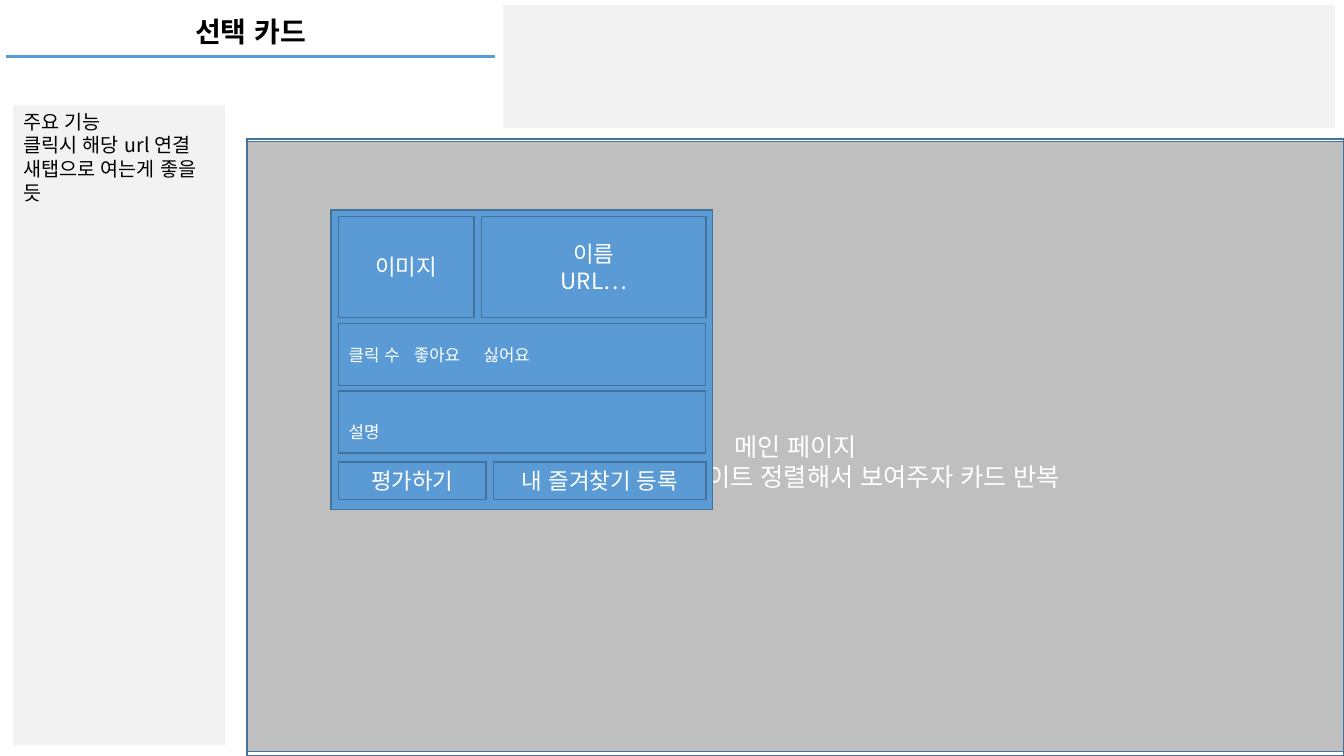
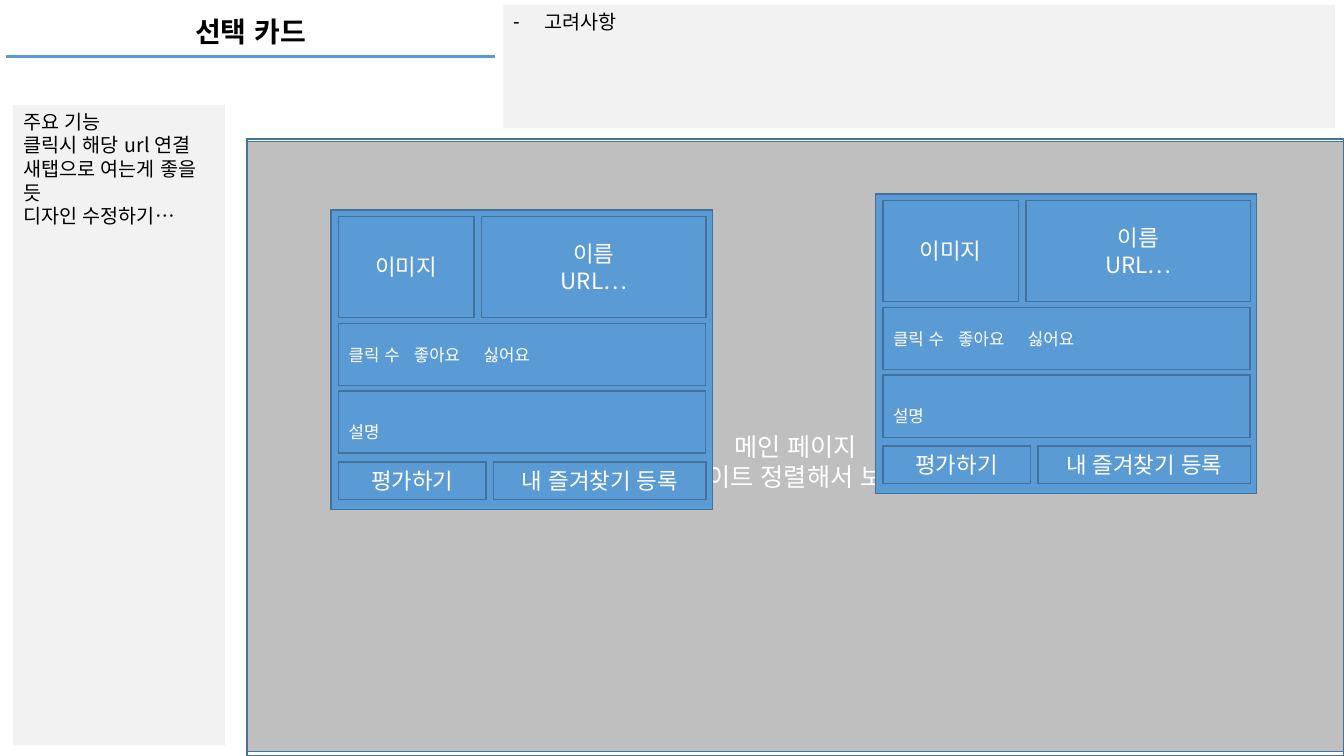
Before and after one commit to mygorithm2020/BookmarkProject, a slide deck: slide 8 of bookmark.pptx. Drawn at 1344x756 pixels with LibreOffice and Linux fonts; fonts in the diff are those of the drawing. Boxes give left, top, right and bottom in pixels: in the first picture for what was removed or moved away, otherwise in the second. Text is boxed around its words. In the diff, an @@ line names an element or a change of style, - is before the commit and + after.

```diff
--- a/bookmark.pptx
+++ b/bookmark.pptx
@@ text in rectangle at (545,12,617,31): text added @@
+– 고려사항
@@ text in rectangle at (23,206,175,225): paragraph added @@
+디자인 수정하기…
@@ rectangle added at (875,194,1257,493), fill #5B9BD5, outline #43739E 1 pt @@
@@ rectangle added at (883,201,1018,301), fill #5B9BD5, outline #43739E 1 pt, 16 pt, text #FFFFFF @@
+이미지
@@ rectangle added at (1026,201,1251,301), fill #5B9BD5, outline #43739E 1 pt, 16 pt, text #FFFFFF @@
+이름
+URL…
@@ rectangle added at (883,308,1250,370), fill #5B9BD5, outline #43739E 1 pt, 12 pt, text #FFFFFF @@
+클릭 수 좋아요 싫어요
@@ rectangle added at (883,375,1250,438), fill #5B9BD5, outline #43739E 1 pt, 12 pt, text #FFFFFF @@
+설명
@@ rectangle added at (883,447,1030,484), fill #5B9BD5, outline #43739E 1 pt, 16 pt, text #FFFFFF @@
+평가하기
@@ rectangle added at (1038,447,1251,484), fill #5B9BD5, outline #43739E 1 pt, 16 pt, text #FFFFFF @@
+내 즐겨찾기 등록
```
Also in this commit, not shown: 15 other files.
